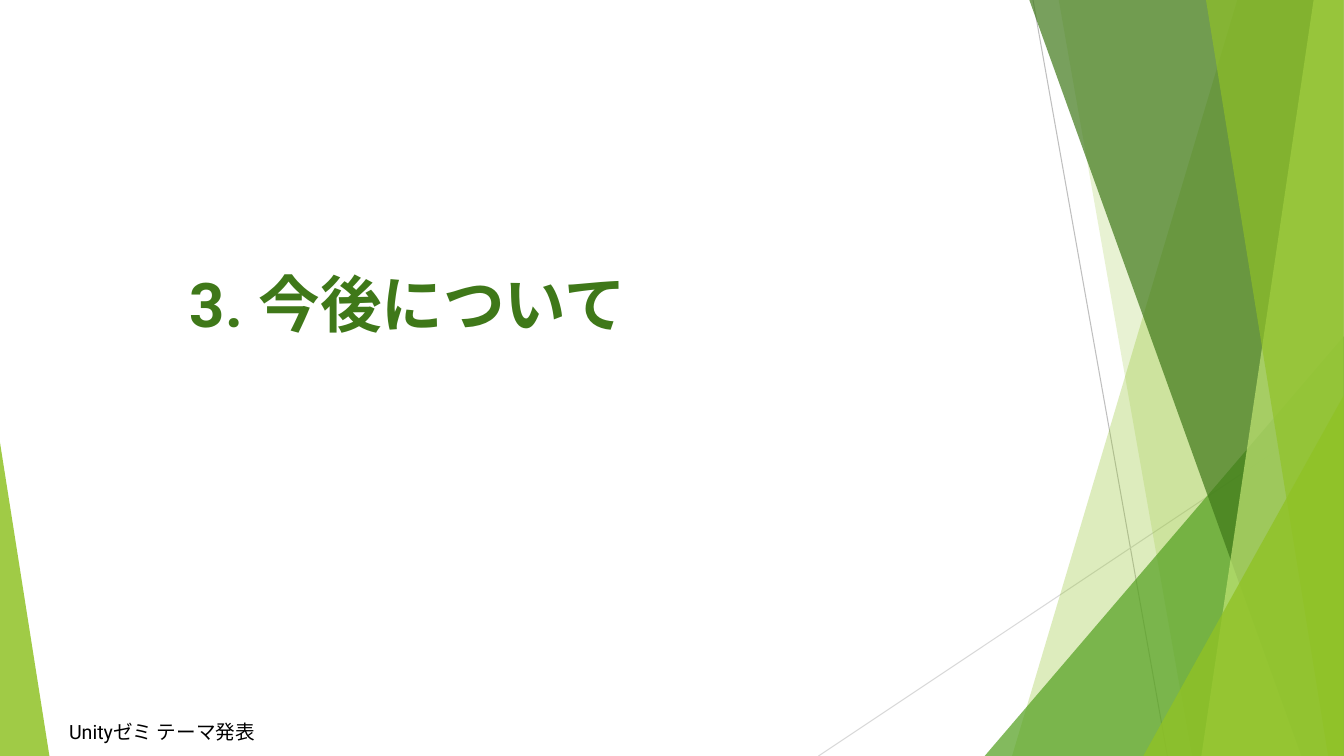
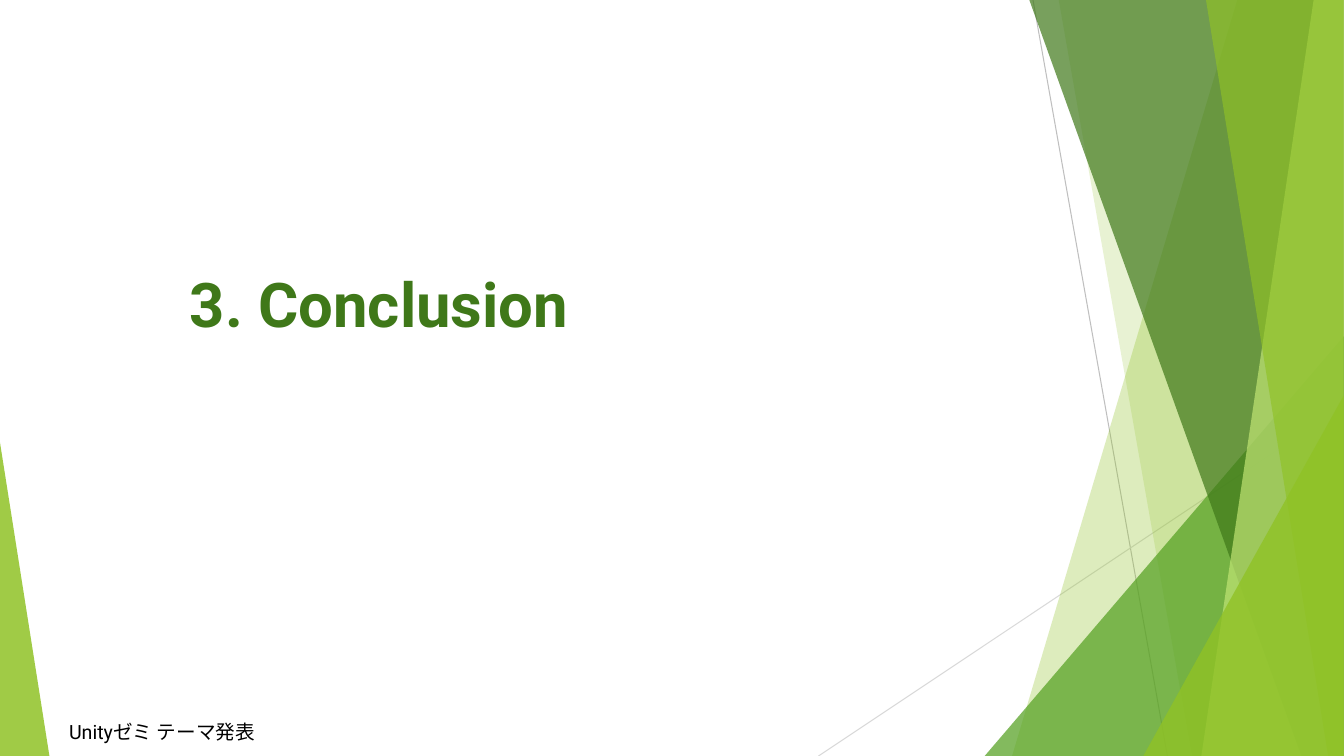
Before and after one commit to UnitySeminarAGroup/Unity_Seminar_A_Group, a slide deck: slide 7 of Unityゼミ最終発表用プレゼン.pptx. Drawn at 1344x756 pixels with LibreOffice and Linux fonts; fonts in the diff are those of the drawing. Boxes give left, top, right and bottom in pixels: in the first picture for what was removed or moved away, otherwise in the second. Text is boxed around its words. In the diff, an @@ line names an element or a change of style, - is before the commit and + after.

```diff
--- a/Unityゼミ最終発表用プレゼン.pptx
+++ b/Unityゼミ最終発表用プレゼン.pptx
@@ text at (190,280,568,328): text changed @@
-3. 今後について
+3. Conclusion
```
Also in this commit, not shown: 2 other slides changed, 5 slides added, 5 slides removed, 2 other files.
